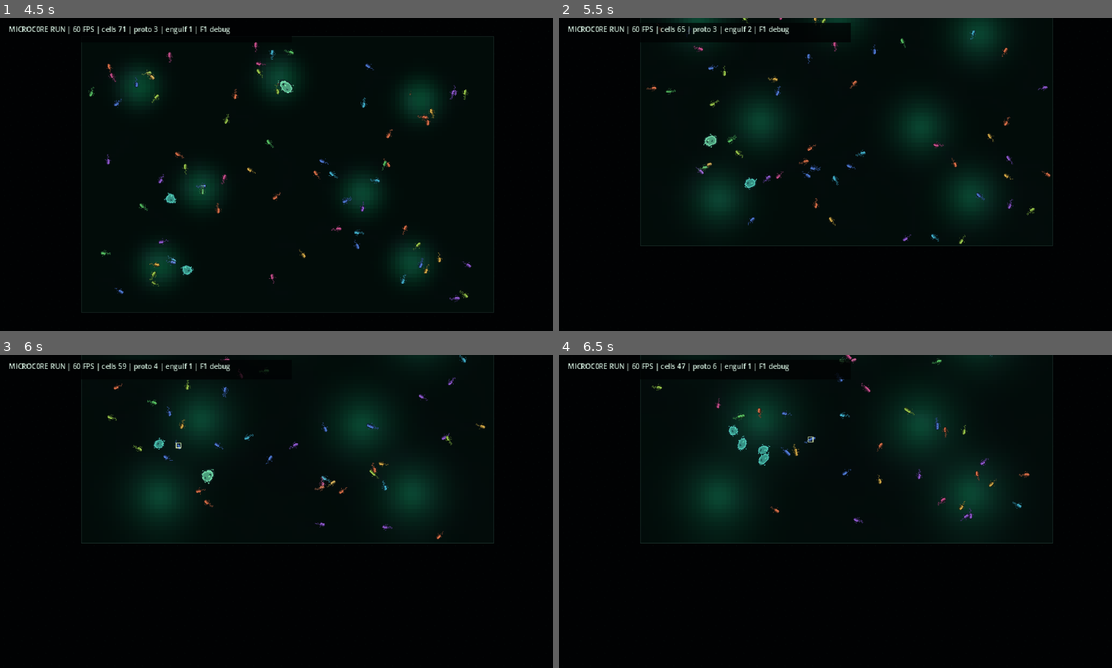
Above: before the commit, frames 1-4 (two rows, left to right).
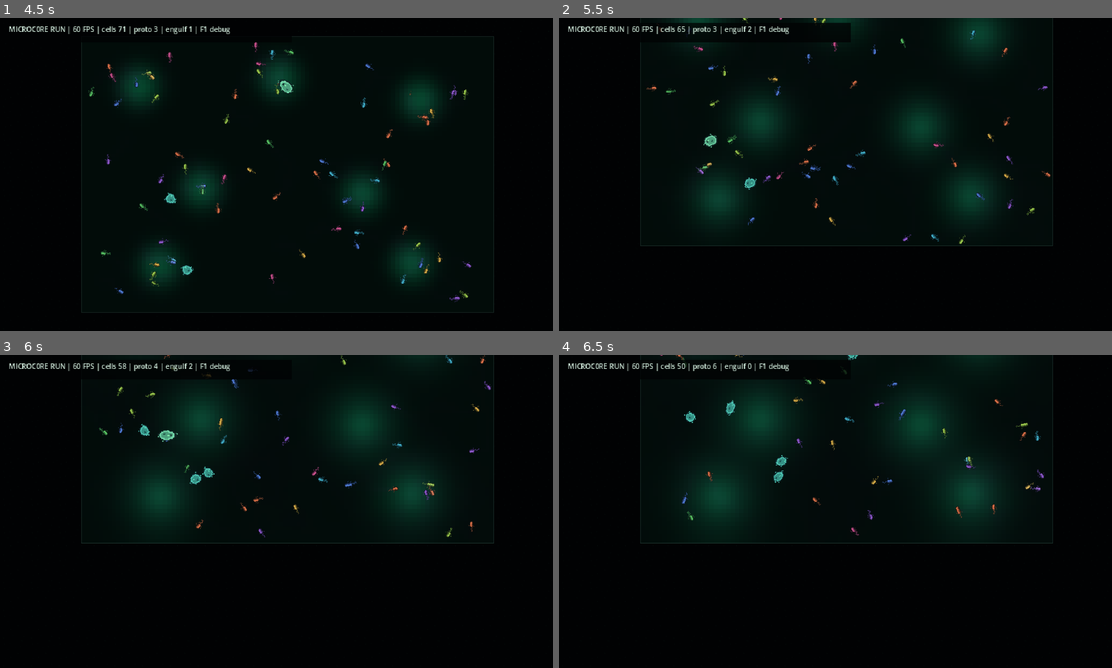
Above: after the commit, the same moments.

Repository: Rzbck/MicroC0re
Game: Godot game, scene res://src/app/main.tscn
Same seed, same stepped clock (60 frames per second), same inputs: the game is played once before the commit and once after it.
Inputs (mouse positions are in pixels of both pictures, inside the frame that each line leads up to):
- Up to frame 1 (4.5 s): tap Enter at 0.5 s; move the mouse to (398, 158) at 0.52 s; hold D 0.53-1.25 s; tap F at 0.6 s; click (398, 158) at 0.67 s; tap Space at 0.77, 3.77 s; drag from (165, 190) to (248, 237) at 1.27 s; move the mouse to (331, 105) at 2.02 s; hold D 2.03-2.75 s; tap N at 2.1 s; drag from (248, 237) to (110, 127) at 2.77 s; move the mouse to (442, 221) at 3.52 s; hold A 3.53-4.25 s; tap 2 at 3.6 s; drag from (110, 127) to (193, 96) at 4.27 s
- Up to frame 2 (5.5 s): move the mouse to (863, 174) at 5.02 s; hold S from 5.03 s (still down); tap 4 at 5.1 s; click (863, 174) at 5.17 s
- Up to frame 3 (6 s): release S at 5.75 s; drag from (193, 433) to (165, 527) at 5.77 s
- Up to frame 4 (6.5 s): no input

Frame 1 is identical in both runs. In frame 2, less than 0.1% of the frame differs, in the area x 31-46%, y 42-55%; in frame 3, 1.5%, in the area x 17-89%, y 0-59%; in frame 4, 1.4%.

Commit message:
sim: exclude captured prey from bacterial contact solver

Diff:
--- a/src/simulation/petri_simulation.gd
+++ b/src/simulation/petri_simulation.gd
@@ -971,7 +971,11 @@
 	var count: int = bacteria.size()
 	for i in range(count):
 		var cell: Variant = bacteria[i]
-		if bool(cell.dying):
+		if (
+			bool(cell.dying)
+			or bool(cell.consumed)
+			or int(cell.engulfed_by_id) >= 0
+		):
 			continue
 
 		var position: Vector2 = Vector2(cell.position)
@@ -1005,7 +1009,12 @@
 			for x in range(min_x, max_x + 1):
 				var j: int = _grid_head[row_offset + x]
 				while j >= 0:
-					if j > i and not bool(bacteria[j].dying):
+					if (
+						j > i
+						and not bool(bacteria[j].dying)
+						and not bool(bacteria[j].consumed)
+						and int(bacteria[j].engulfed_by_id) < 0
+					):
 						pair_candidates_last += 1
 						_resolve_pair(cell, bacteria[j])
 					j = _grid_next[j]
